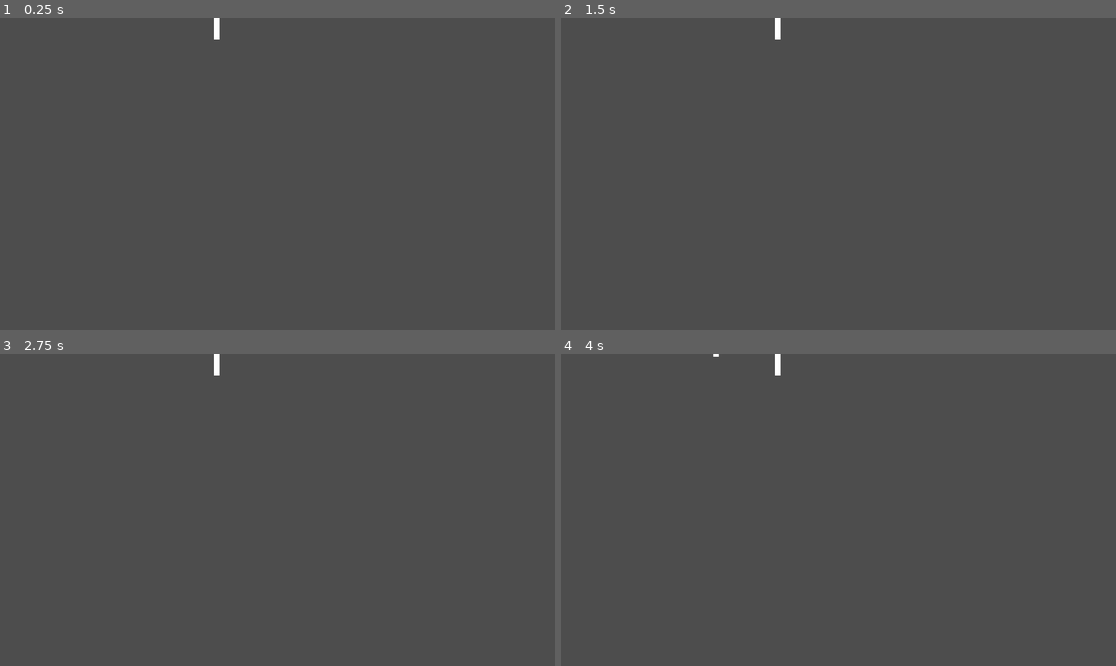
Above: before the commit, frames 1-4 (two rows, left to right).
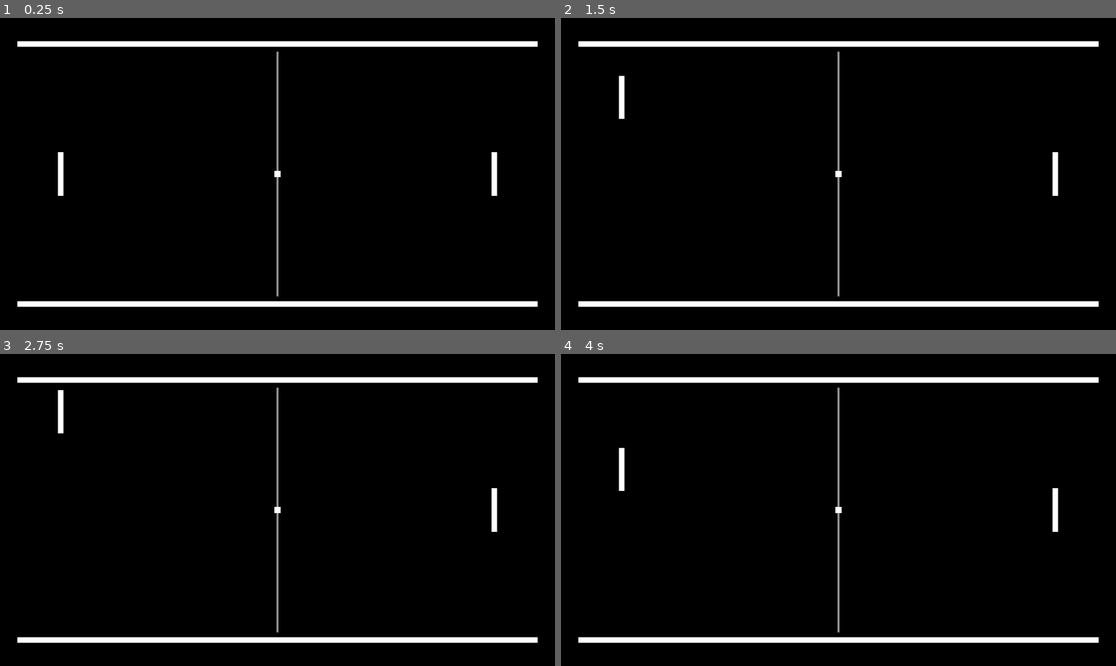
Above: after the commit, the same moments.

Repository: SecretShinobi/20-game-challenge-pong
Game: Godot game, scene res://main.tscn
Two runs of this game, one before a commit and one after it. Both use one fixed random seed, a clock stepped at 60 frames per second and the inputs below.
Inputs:
- Up to frame 1 (0.25 s): no input
- Up to frame 2 (1.5 s): tap Enter at 0.5 s; hold W (player_one_move_up) 0.53-1.28 s; hold S (player_one_move_down) from 1.28 s (still down)
- Up to frame 3 (2.75 s): release S (player_one_move_down) at 2.03 s; hold W (player_one_move_up) from 2.03 s (still down)
- Up to frame 4 (4 s): tap Space at 3.5 s; release W (player_one_move_up) at 3.53 s; hold S (player_one_move_down) from 3.53 s (still down)

The runs differ from the first frame. In frame 1, 100% of the frame differs, in the area x 0-100%, y 0-100%; in frame 2, 100%; in frame 3, 100%; in frame 4, 100%.
Error after the commit: Parse Error: Class "Ball" hides a global script class. (res://Game/Ball/ball.gd:1)

Commit message:
Finish Rewriting (#2)
* Added Extra Improvements

Further adjusted file structure and added extra graphic fixes

* Added player movement and modified ball

Added player movement for paddles and started working on implementing the angled bouncing movement for the ball

Diff:
--- a/Game/Ball/Ball.gd
+++ b/Game/Ball/Ball.gd
@@ -1,6 +1,9 @@
 class_name Ball
 extends CharacterBody2D
 ## A ball that is bounced around on the screen in a top-down manner
+##
+## This is the ball that is bounced around between the two players in the pong
+## game. The movement and behavior of the ball can be adjusted here
 
 
 # Called when the node enters the scene tree for the first time.
@@ -13,3 +16,6 @@
 	var collision = move_and_collide(velocity * delta)
 	if collision:
 		velocity = velocity.bounce(collision.get_normal())
+		# Change the bounce angle if ball hits paddle based on dist. from center
+		if collision.get_collider() is CharacterBody2D:
+			print(collision.get_position())
--- a/Game/Ball/Ball.tscn
+++ b/Game/Ball/Ball.tscn
@@ -1,6 +1,6 @@
 [gd_scene load_steps=3 format=3 uid="uid://cfnoyoj8fxsam"]
 
-[ext_resource type="Script" path="res://Game/Ball/Ball.gd" id="1_5lhg4"]
+[ext_resource type="Script" path="res://Game/Ball/ball.gd" id="1_5lhg4"]
 
 [sub_resource type="RectangleShape2D" id="RectangleShape2D_hae12"]
 
--- /dev/null
+++ b/Game/Barrier.tscn
@@ -0,0 +1,15 @@
+[gd_scene load_steps=2 format=3 uid="uid://bvnwcf8swnk2u"]
+
+[sub_resource type="RectangleShape2D" id="RectangleShape2D_afttr"]
+size = Vector2(1800, 20)
+
+[node name="Barrier" type="StaticBody2D"]
+
+[node name="ColorRect" type="ColorRect" parent="."]
+offset_left = -900.0
+offset_top = -10.0
+offset_right = 900.0
+offset_bottom = 10.0
+
+[node name="CollisionShape2D" type="CollisionShape2D" parent="."]
+shape = SubResource("RectangleShape2D_afttr")
--- a/Game/Game.tscn
+++ b/Game/Game.tscn
@@ -1,14 +1,39 @@
-[gd_scene load_steps=3 format=3 uid="uid://wl0xeg5i454u"]
+[gd_scene load_steps=6 format=3 uid="uid://wl0xeg5i454u"]
 
-[ext_resource type="PackedScene" uid="uid://cfnoyoj8fxsam" path="res://Game/Ball/Ball.tscn" id="1_m2emn"]
-[ext_resource type="PackedScene" uid="uid://cvh7e7lowss2b" path="res://Game/Paddles/Paddle.tscn" id="2_o55df"]
+[ext_resource type="PackedScene" uid="uid://bvnwcf8swnk2u" path="res://Game/barrier.tscn" id="1_8ylr5"]
+[ext_resource type="PackedScene" uid="uid://cfnoyoj8fxsam" path="res://Game/Ball/ball.tscn" id="1_m2emn"]
+[ext_resource type="PackedScene" uid="uid://cvh7e7lowss2b" path="res://Game/Paddles/paddle.tscn" id="2_o55df"]
+[ext_resource type="Script" path="res://Game/Paddles/player_one_paddle.gd" id="4_yj01j"]
+[ext_resource type="Script" path="res://Game/Paddles/player_two_paddle.gd" id="5_rv1m6"]
 
 [node name="Game" type="Node2D"]
 
+[node name="Background" type="ColorRect" parent="."]
+offset_left = -1231.0
+offset_top = -627.0
+offset_right = 1271.0
+offset_bottom = 667.0
+color = Color(0, 0, 0, 1)
+
+[node name="ColorRect2" type="ColorRect" parent="."]
+offset_left = -4.0
+offset_top = -424.0
+offset_right = 4.0
+offset_bottom = 424.0
+color = Color(0.556953, 0.556953, 0.556953, 1)
+
+[node name="BottomBarrier" parent="." instance=ExtResource("1_8ylr5")]
+position = Vector2(0, 450)
+
+[node name="TopBarrier" parent="." instance=ExtResource("1_8ylr5")]
+position = Vector2(0, -450)
+
 [node name="Ball" parent="." instance=ExtResource("1_m2emn")]
 
-[node name="Paddle" parent="." instance=ExtResource("2_o55df")]
+[node name="LeftPaddle" parent="." instance=ExtResource("2_o55df")]
 position = Vector2(-750, 0)
+script = ExtResource("4_yj01j")
 
-[node name="Paddle2" parent="." instance=ExtResource("2_o55df")]
+[node name="RightPaddle" parent="." instance=ExtResource("2_o55df")]
 position = Vector2(750, 0)
+script = ExtResource("5_rv1m6")
--- /dev/null
+++ b/Game/Paddles/player_one_paddle.gd
@@ -0,0 +1,17 @@
+class_name PlayerOne
+extends CharacterBody2D
+## This is the class used to configure player one's parameters
+
+const SPEED = 500.0
+
+
+func _physics_process(delta):
+	# Get the input direction and handle the movement/deceleration.
+	# As good practice, you should replace UI actions with custom gameplay actions.
+	var direction = Input.get_axis("player_one_move_up", "player_one_move_down")
+	if direction:
+		velocity.y = direction * SPEED
+	else:
+		velocity.y = move_toward(velocity.y, 0, SPEED)
+
+	move_and_slide()
--- /dev/null
+++ b/Game/Paddles/player_two_paddle.gd
@@ -0,0 +1,17 @@
+class_name PlayerTwo
+extends CharacterBody2D
+## This is the class used to configure player two's parameters
+
+const SPEED = 500.0
+
+
+func _physics_process(delta):
+	# Get the input direction and handle the movement/deceleration.
+	# As good practice, you should replace UI actions with custom gameplay actions.
+	var direction = Input.get_axis("player_two_move_up", "player_two_move_down")
+	if direction:
+		velocity.y = direction * SPEED
+	else:
+		velocity.y = move_toward(velocity.y, 0, SPEED)
+
+	move_and_slide()
--- a/main.tscn
+++ b/main.tscn
@@ -1,9 +1,10 @@
 [gd_scene load_steps=3 format=3 uid="uid://b5wyiv6frj7i7"]
 
 [ext_resource type="Script" path="res://main.gd" id="1_5kisn"]
-[ext_resource type="PackedScene" uid="uid://wl0xeg5i454u" path="res://Game/Game.tscn" id="2_7i58b"]
+[ext_resource type="PackedScene" uid="uid://wl0xeg5i454u" path="res://Game/game.tscn" id="2_7i58b"]
 
 [node name="Main" type="Node2D"]
 script = ExtResource("1_5kisn")
 
 [node name="Game" parent="." instance=ExtResource("2_7i58b")]
+position = Vector2(960, 540)
Not shown, added: Docs/README.md
